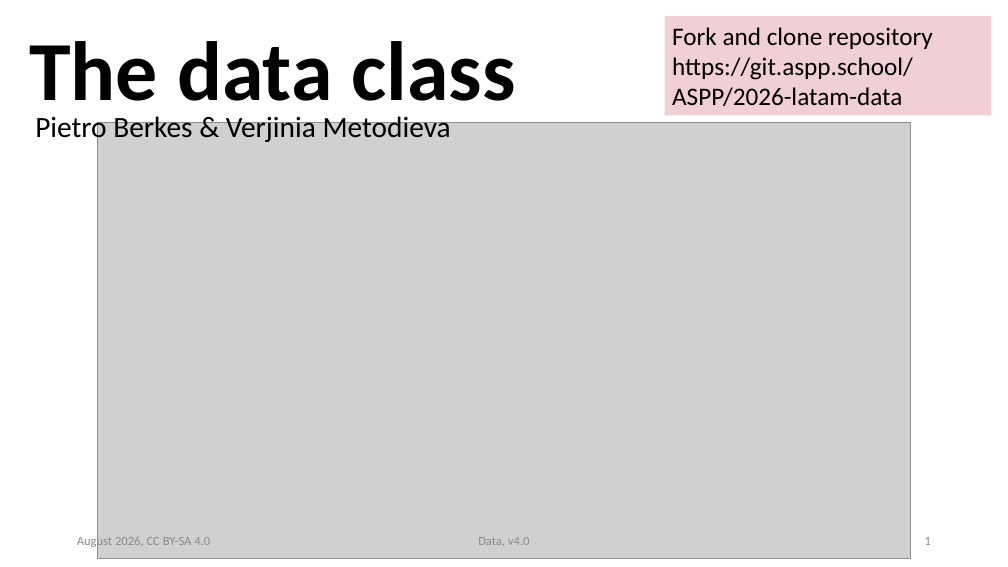
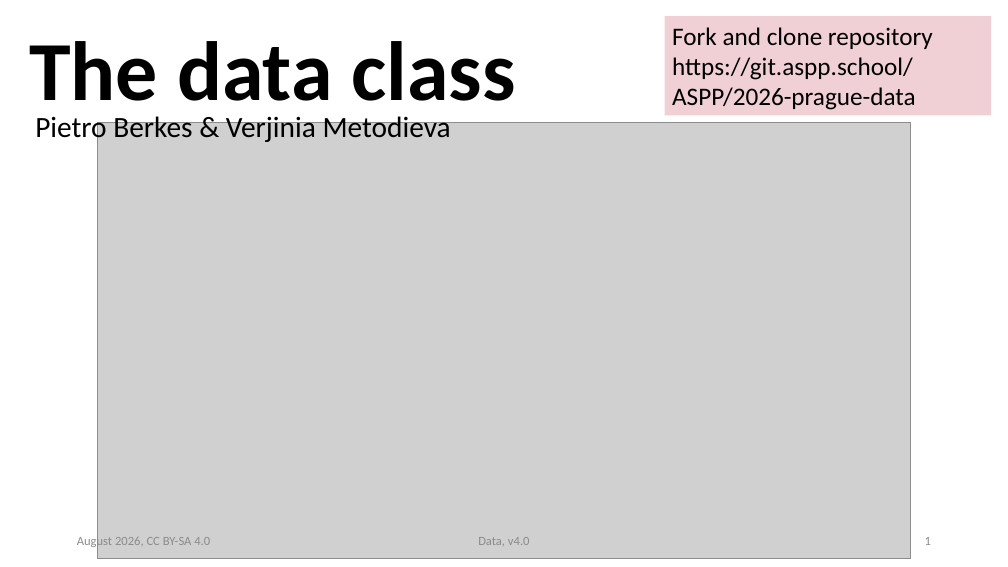
Before and after one commit to ASPP/data_class, a slide deck: slide 1 of data.pptx. Drawn at 1008x567 pixels with LibreOffice and Linux fonts; fonts in the diff are those of the drawing; grey boxes stand for pictures. Boxes give left, top, right and bottom in pixels: in the first picture for what was removed or moved away, otherwise in the second. Text is boxed around its words. In the diff, an @@ line names an element or a change of style, - is before the commit and + after.

Commit message:
Prague iteration of data slides

```diff
--- a/data.pptx
+++ b/data.pptx
@@ text in rectangle at [672,57,915,110]: text changed @@
-https://git.aspp.school/ASPP/2026-latam-data
+https://git.aspp.school/ASPP/2026-prague-data
```
Also in this commit, not shown: 4 other slides changed, 1 other file.
